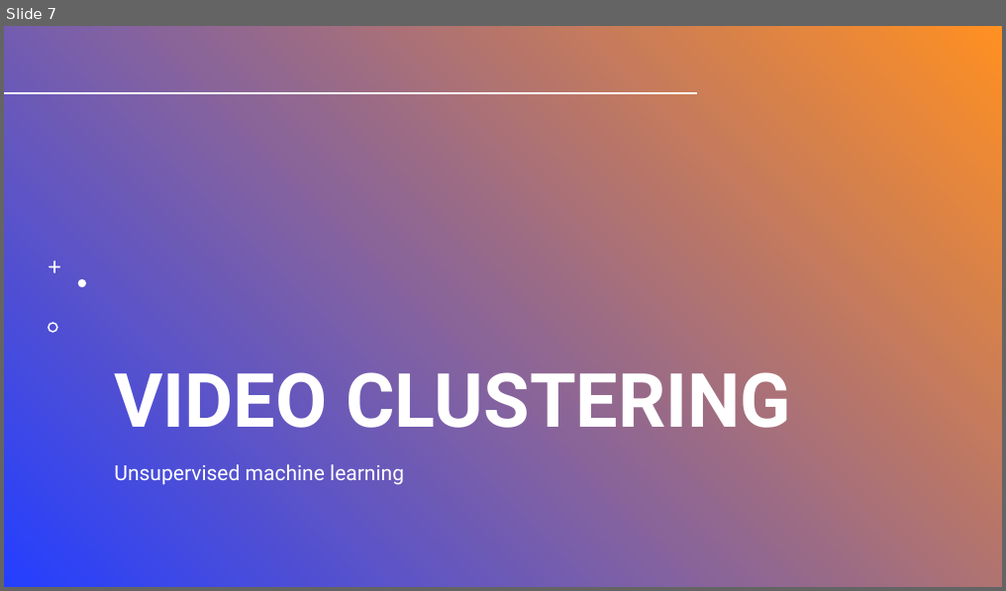
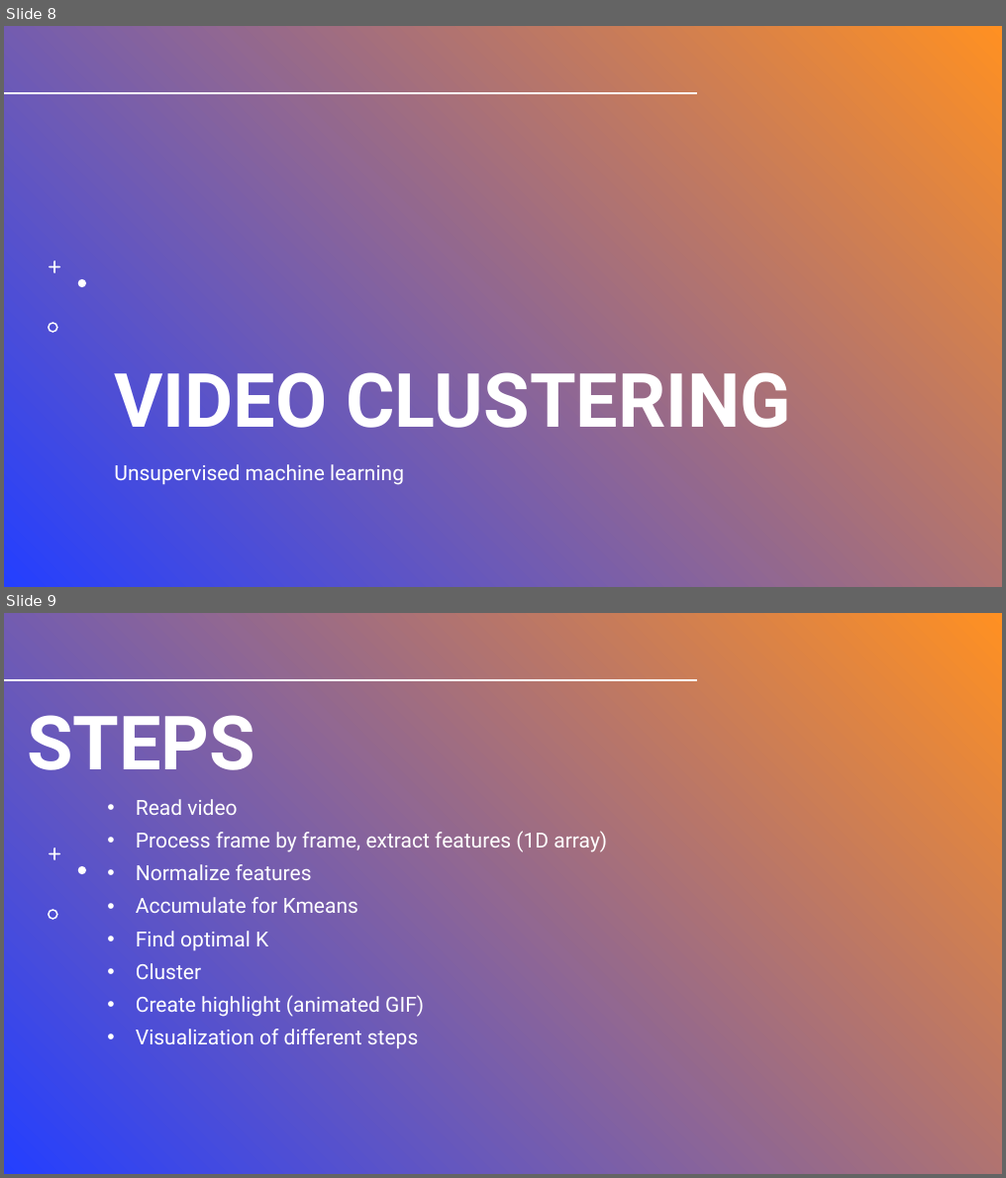
Before and after one commit to wajihullahbaig/talks, a slide deck: Video Clustering using image descriptors.pptx. Shown one above the other, each under a label of ours: slide 7 before the commit, slides 8 and 9 after it. The pictures are 1006x591 and 1006x1178 pixels, drawn with LibreOffice and Linux fonts; fonts in the diff are those of the drawing; background and template pictures are left out. Boxes give left, top, right and bottom in pixels: in the first picture for what was removed or moved away, otherwise in the second. Text is boxed around its words. In the diff, an @@ line names an element or a change of style, - is before the commit and + after.

```diff
--- a/Video Clustering using image descriptors.pptx
+++ b/Video Clustering using image descriptors.pptx
@@ slide 9 added at (x1=4, y1=613, x2=1002, y2=1174), background picture (left out); not listed: 4 template elements that a slide beside it also shows @@
@@ title added at (x1=27, y1=715, x2=255, y2=770), 72 pt, text #FFFFFF, bold @@
+STEPS
@@ text added at (x1=136, y1=799, x2=607, y2=1050), 20 pt, text #FFFFFF @@
+• Read video
+• Process frame by frame, extract features (1D array)
+• Normalize features
+• Accumulate for Kmeans
+• Find optimal K
+• Cluster
+• Create highlight (animated GIF)
+• Visualization of different steps
@@ what was slide 7 is now slide 8 @@
```
Also in this commit, not shown: 3 slides changed, 2 other slides added, 1 slide removed.
